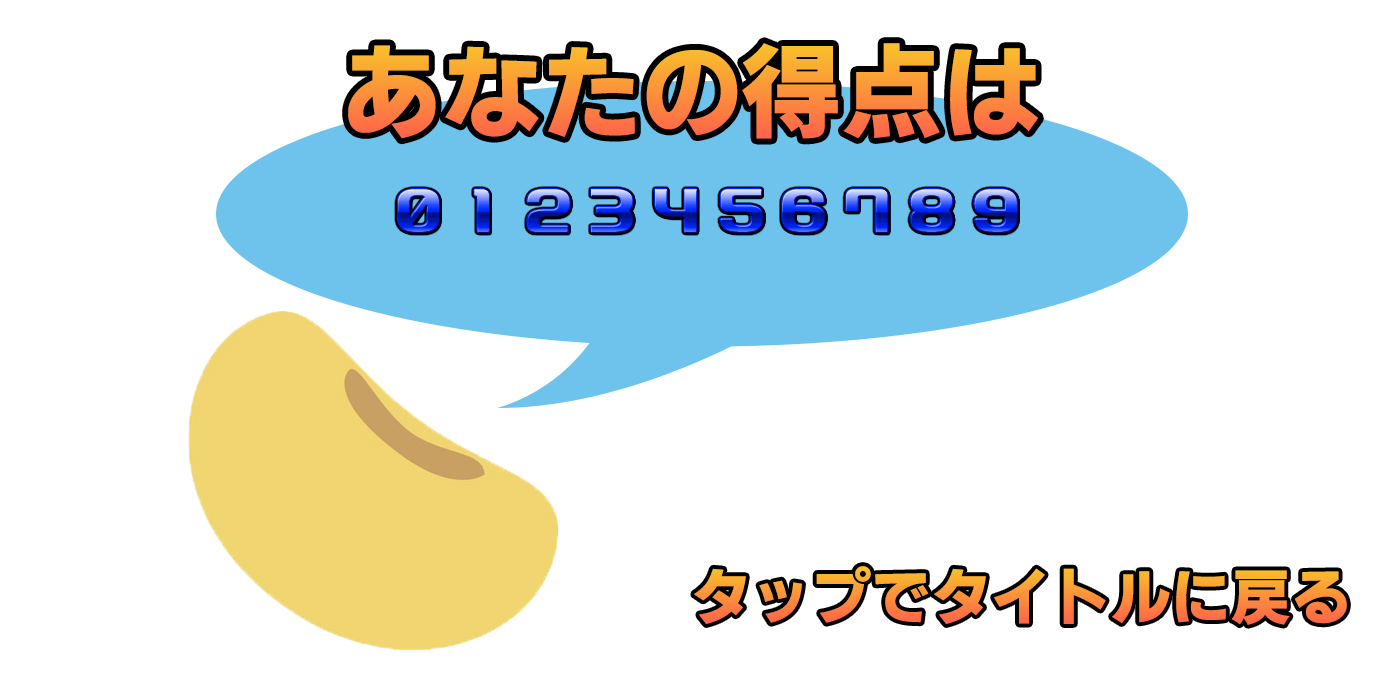
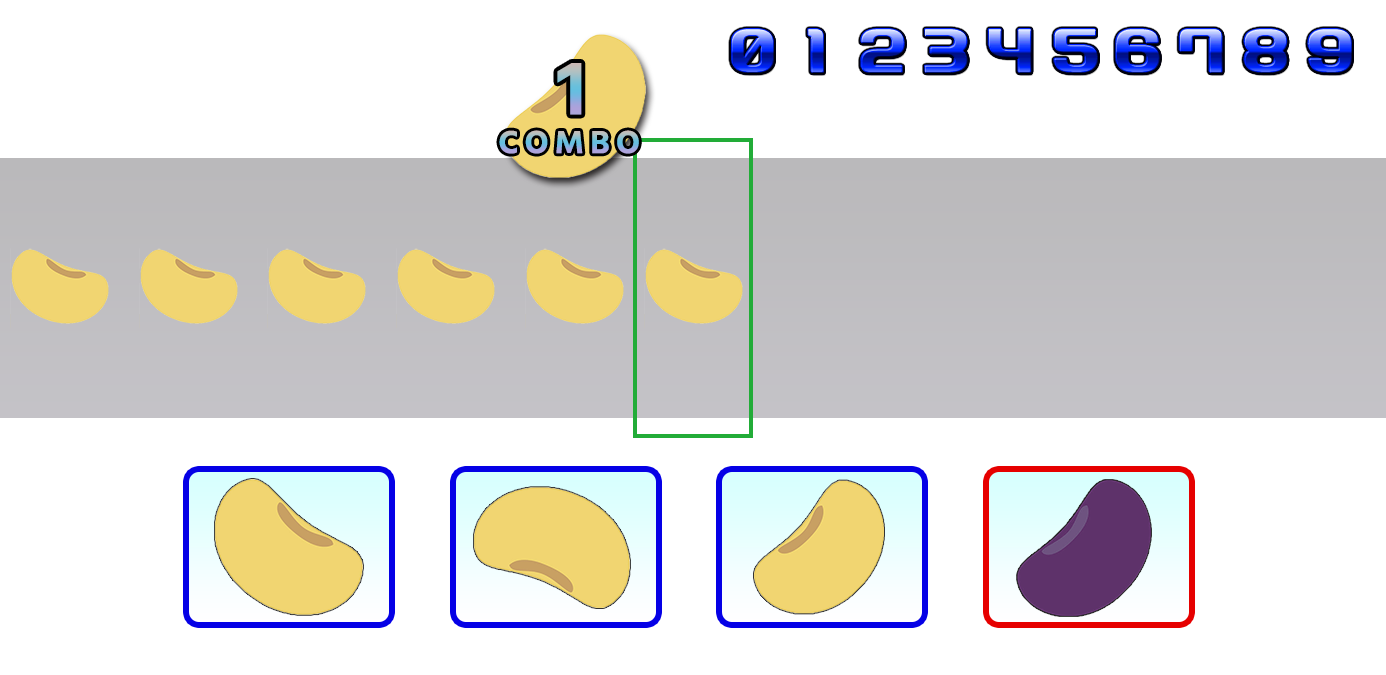
Before/after of a 1386 × 675 layered artwork. What changed in the layer stack:
hid group "result" (6 layers) over (0, 26, 1384, 652)
showed group "game" (35 layers) over (0, 26, 1386, 652)
